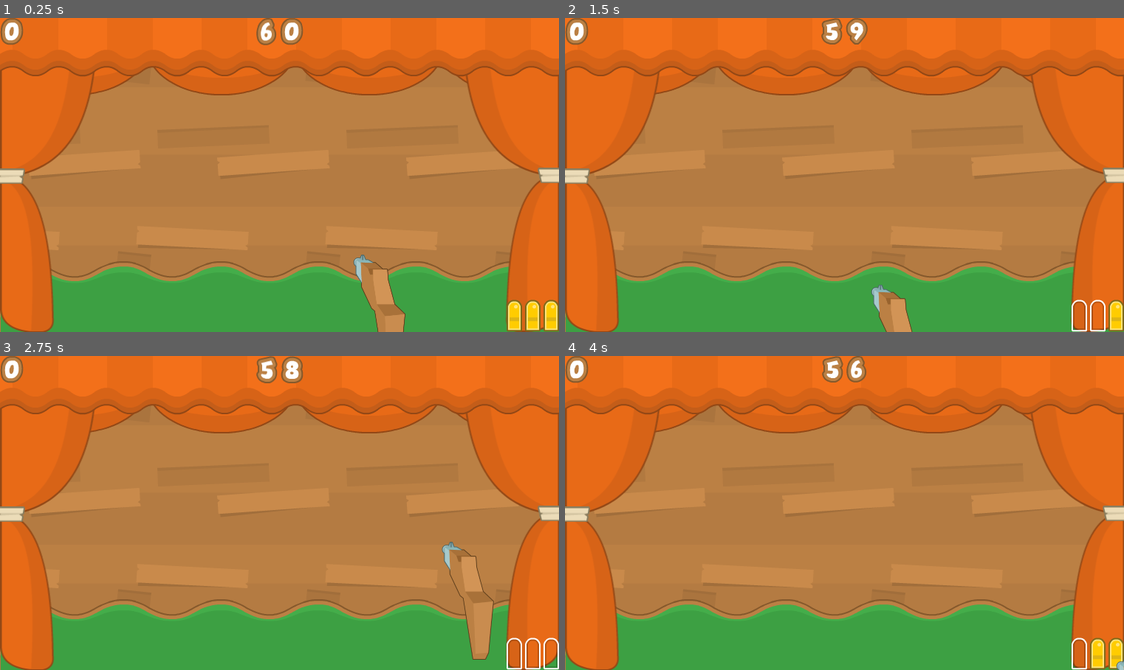
Above: before the commit, frames 1-4 (two rows, left to right).
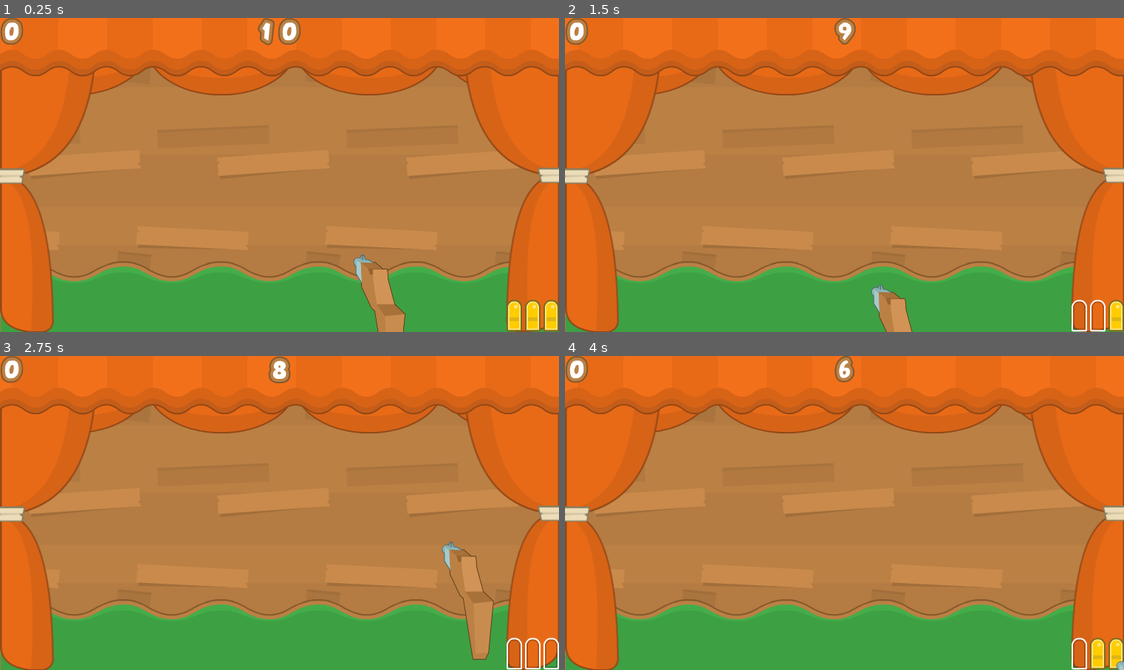
Above: after the commit, the same moments.

Repository: KieranGliver/shooting-gallery
Game: Godot game, scene res://main.tscn
Two runs of this game, one before a commit and one after it. Both use one fixed random seed, a clock stepped at 60 frames per second and the inputs below.
Inputs (mouse positions are in pixels of both pictures, inside the frame that each line leads up to):
- Up to frame 1 (0.25 s): no input
- Up to frame 2 (1.5 s): move the mouse to (967, 159) at 0.52 s; press the mouse at (967, 159) at 0.53 s; move the mouse to (732, 190) at 1.27 s; release the mouse at (732, 190) at 1.28 s; click (732, 190) at 1.35 s
- Up to frame 3 (2.75 s): move the mouse to (335, 443) at 2.02 s; press the mouse at (335, 443) at 2.03 s
- Up to frame 4 (4 s): move the mouse to (816, 575) at 2.77 s; release the mouse at (816, 575) at 2.78 s; click (816, 575) at 2.85 s; tap Enter at 3.5 s; move the mouse to (1012, 560) at 3.52 s; press the mouse at (1012, 560) at 3.53 s

The runs differ from the first frame. In frame 1, 0.4% of the frame differs, in the area x 45-55%, y 0-9%; in frame 2, 0.6%; in frame 3, 0.6%; in frame 4, 0.6%.

Commit message:
Fix wrong nav for text_display

Diff:
--- a/game_manager.gd
+++ /dev/null
@@ -1,10 +0,0 @@
-extends Node
-
-
-func start():
-	pass
-
-
-func game_over():
-	print("Game Over")
-	pass
--- a/main.gd
+++ b/main.gd
@@ -36,4 +36,8 @@
 	print("Tick: ", tick)
 	if tick > round_length:
 		print("GameOver")
-		GameManager.game_over()
+		game_over()
+
+
+func game_over():
+	text_display.game_over = true
--- a/main.tscn
+++ b/main.tscn
@@ -18,7 +18,7 @@
 
 [node name="Main" type="Node2D"]
 script = ExtResource("1_ycdy4")
-round_length = 60
+round_length = 10
 metadata/_edit_lock_ = true
 
 [node name="ParallaxBackground" type="ParallaxBackground" parent="."]
--- a/project.godot
+++ b/project.godot
@@ -18,7 +18,6 @@
 [autoload]
 
 GlobalData="*res://global_data.gd"
-GameManager="*res://game_manager.gd"
 
 [display]
 
--- a/text_display.gd
+++ b/text_display.gd
@@ -18,6 +18,6 @@
 		go = value
 
 @onready var go_display: TextureRect = $Go
-@onready var game_over_display: TextureRect = $Go
-@onready var ready_text_display: TextureRect = $Go
-@onready var time_up_display: TextureRect = $Go
+@onready var game_over_display: TextureRect = $GameOver
+@onready var ready_text_display: TextureRect = $Ready
+@onready var time_up_display: TextureRect = $TimeUp
Not shown, removed: game_manager.gd.uid
